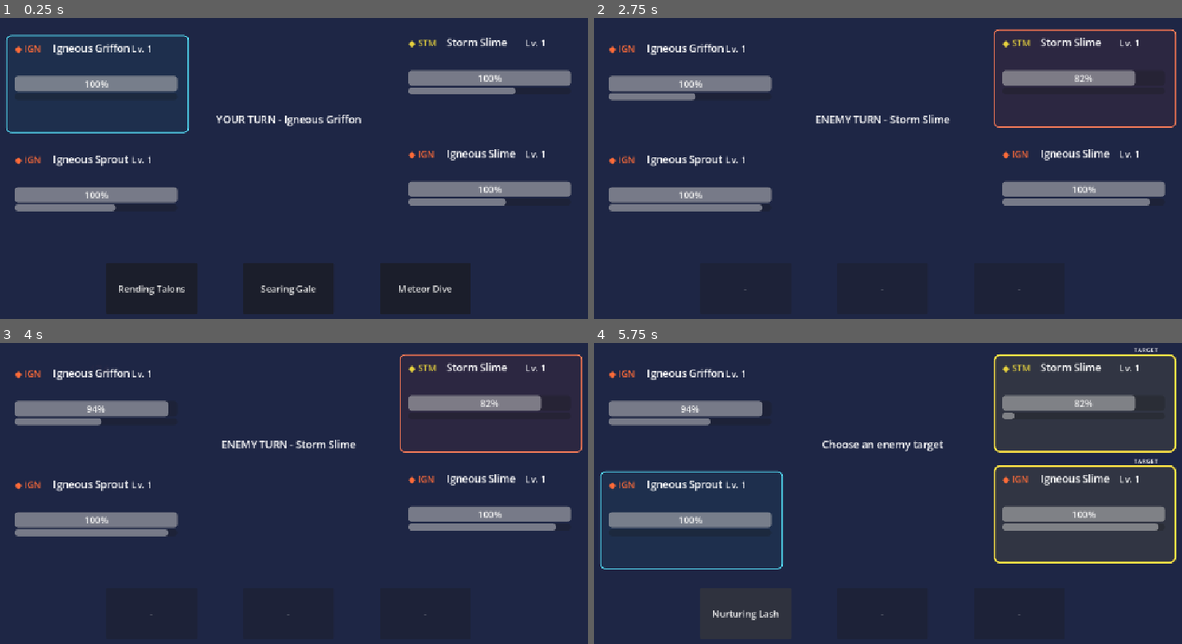
Above: before the commit, frames 1-4 (two rows, left to right).
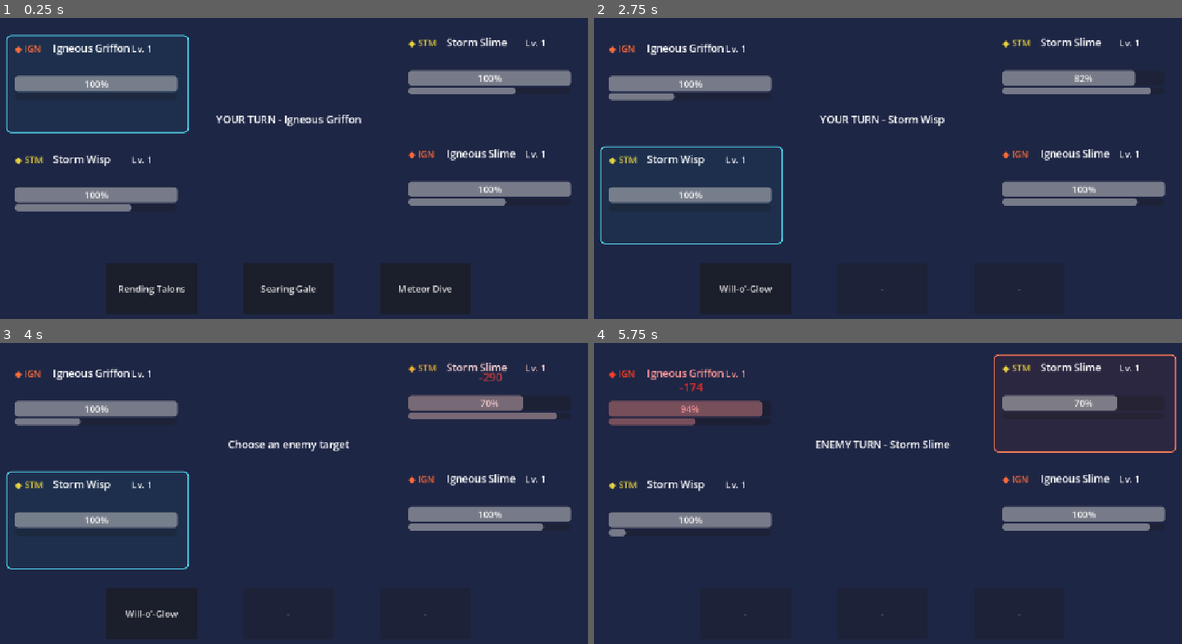
Above: after the commit, the same moments.

Repository: Akharyuu/monster-rpg
Game: Godot game, scene res://scenes/battle/battle_screen.tscn
The game is run twice, just before and just after one commit, with the same random seed, the same clock (stepped at 60 frames per second) and the same inputs.
Inputs (mouse positions are in pixels of both pictures, inside the frame that each line leads up to):
- Up to frame 1 (0.25 s): no input
- Up to frame 2 (2.75 s): click "Rending Talons" at 0.5 s; click (1087, 78) at 1.27 s; click "Searing Gale" at 2 s
- Up to frame 3 (4 s): click (152, 613) at 2.75 s, where only the run after the commit has a clickable "Will-o'-Glow"; click (493, 403) at 3.52 s
- Up to frame 4 (5.75 s): click (746, 613) at 4.25 s, where only the run after the commit has a clickable "Will-o'-Glow"; click (746, 613) at 5 s, where only the run before the commit has a clickable "Nurturing Lash"

The runs differ from the first frame. In frame 1, 0.4% of the frame differs, in the area x 2-23%, y 45-65%; in frame 2, 3.4%; in frame 3, 3.9%; in frame 4, 5.5%, in the area x 1-100%, y 1-93%.

Commit message:
Add Storm Wisp to playable test team

Diff:
--- a/godot/scenes/battle/battle_screen.gd
+++ b/godot/scenes/battle/battle_screen.gd
@@ -40,7 +40,7 @@
 func _ready() -> void:
     allies = [
         PrototypeFactoryScript.create_level_one_monster(
-            "sprout_igneous"
+            "wisp_storm"
         ),
         PrototypeFactoryScript.create_level_one_monster(
             "griffon_igneous"
